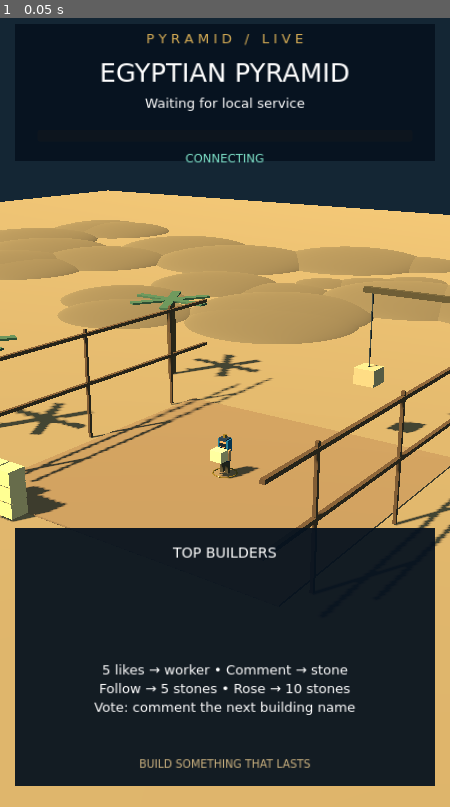
Above: before the commit, frame 1.
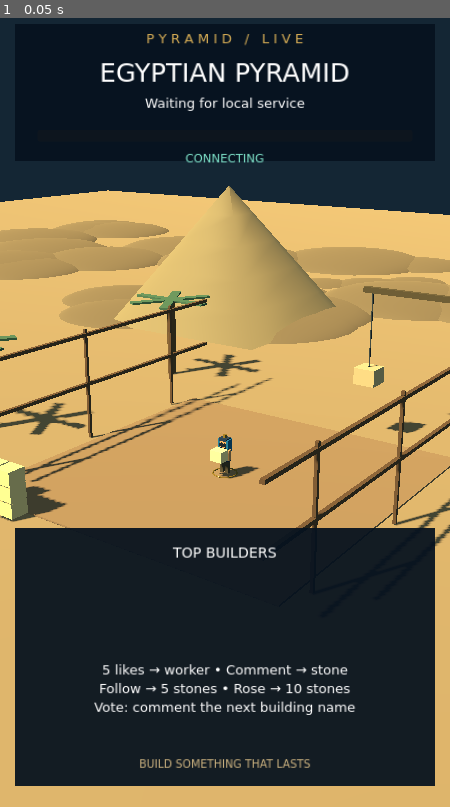
Above: after the commit, the same moment.

Repository: maxM808s/tiktok-live-pyramid
Game: Godot game, scene res://main.tscn
Two runs of this game, one before a commit and one after it. Both use one fixed random seed, a clock stepped at 60 frames per second and the inputs below.
Inputs:
- Up to frame 1 (0.05 s): no input

The runs differ from the first frame. In frame 1, 2.8% of the frame differs, in the area x 0-100%, y 21-54%.

Commit message:
Polish broadcast dashboard, batch placed stones and preserve stable round settings

Diff:
--- a/game/main.gd
+++ b/game/main.gd
@@ -26,6 +26,12 @@
 var pending := false
 var building := "pyramid"
 var material_cache: Dictionary = {}
+var mesh_cache: Dictionary = {}
+var placed_mesh: MultiMeshInstance3D
+var landed := 0
+var last_service_response := 0.0
+var bottom_panel: ColorRect
+var footer_note: Label
 var last_quake := 0
 var current_skin := "mixed"
 var crown: Node3D
@@ -45,9 +51,11 @@
 
 func box(parent: Node3D, pos: Vector3, size: Vector3, color: Color) -> MeshInstance3D:
  var mesh := MeshInstance3D.new()
- var shape := BoxMesh.new()
- shape.size = size
- mesh.mesh = shape
+ if not mesh_cache.has(size):
+  var shape := BoxMesh.new()
+  shape.size = size
+  mesh_cache[size] = shape
+ mesh.mesh = mesh_cache[size]
  mesh.material_override = material(color)
  parent.add_child(mesh)
  mesh.position = pos
@@ -78,6 +86,7 @@
  overlay.name = "Overlay"
  add_child(overlay)
  var lower := ColorRect.new()
+ bottom_panel = lower
  lower.position = Vector2(35,1250)
  lower.size = Vector2(1010,620)
  lower.color = Color(0.025,0.07,0.12,0.94)
@@ -107,7 +116,7 @@
  notice = label_at("",Vector2(70,1120),Vector2(940,140),44,Color("d7ad55"))
  leaders = label_at("TOP BUILDERS",Vector2(50,1290),Vector2(980,230),34)
  instructions = label_at("5 likes → worker • Comment → stone\nFollow → 5 stones • Rose → 10 stones\nVote: comment the next building name",Vector2(50,1570),Vector2(980,180),32)
- label_at("BUILD SOMETHING THAT LASTS",Vector2(50,1800),Vector2(980,50),26,Color(0.8,0.7,0.5))
+ footer_note = label_at("BUILD SOMETHING THAT LASTS",Vector2(50,1800),Vector2(980,50),26,Color(0.8,0.7,0.5))
  world_env = WorldEnvironment.new()
  var env := Environment.new()
  env.background_mode = Environment.BG_COLOR
@@ -131,6 +140,8 @@
  for i in range(55):
   var mound := MeshInstance3D.new()
   var sphere := SphereMesh.new()
+  sphere.radial_segments = 24
+  sphere.rings = 6
   sphere.radius = rng.randf_range(3,10)
   sphere.height = sphere.radius*2
   mound.mesh = sphere
@@ -138,6 +149,19 @@
   mound.scale.y = 0.18
   mound.position = Vector3(rng.randf_range(-75,75),-0.4,rng.randf_range(-65,-20))
   add_child(mound)
+ # Completed distant landmarks are scenery, never contribution progress.
+ for landmark in [Vector3(-19,0,-27),Vector3(17,0,-36)]:
+  var monument := MeshInstance3D.new()
+  var silhouette := CylinderMesh.new()
+  silhouette.top_radius = 0
+  silhouette.bottom_radius = 10
+  silhouette.height = 11
+  silhouette.radial_segments = 4
+  monument.mesh = silhouette
+  monument.material_override = material(Color("8d795b"))
+  monument.position = landmark+Vector3(0,5.5,0)
+  monument.rotation.y = PI/4
+  add_child(monument)
  for x in [-9.0,9.0]:
   for z in [-7.0,0.0,7.0]:
    box(self,Vector3(x,3,z),Vector3(.15,6,.15),Color("614936"))
@@ -199,6 +223,7 @@
  for tween in get_tree().get_processed_tweens(): tween.kill()
  for w in workers: w.delivery = false
  if is_instance_valid(crown): crown.queue_free()
+ if is_instance_valid(placed_mesh): placed_mesh.queue_free()
  for b in blocks: b.queue_free()
  blocks.clear()
  slots = Blueprints.make(building)
@@ -213,6 +238,22 @@
   b.set_meta("base_material",b.material_override)
   blocks.append(b)
  shown = 0
+ landed = 0
+ placed_mesh = MultiMeshInstance3D.new()
+ var instances := MultiMesh.new()
+ instances.transform_format = MultiMesh.TRANSFORM_3D
+ instances.use_colors = true
+ instances.instance_count = slots.size()
+ var shared_mesh := BoxMesh.new()
+ shared_mesh.size = Vector3(.96,.91,.96)
+ var shared_material := StandardMaterial3D.new()
+ shared_material.vertex_color_use_as_albedo = true
+ shared_material.roughness = .65
+ shared_mesh.material = shared_material
+ instances.mesh = shared_mesh
+ placed_mesh.multimesh = instances
+ add_child(placed_mesh)
+ for i in range(slots.size()): set_placed(i,false)
  crown = Node3D.new()
  add_child(crown)
  var highest := Vector3.ZERO
@@ -252,6 +293,7 @@
  box(root,Vector3(0,1.1,0),Vector3(.48,.65,.3),colors[skin])
  box(root,Vector3(0,1.67,0),Vector3(.37,.38,.36),Color("bc865c"))
  box(root,Vector3(0,1.88,0),Vector3(.45,.14,.4),colors[skin])
+ for eye in [-.09,.09]: box(root,Vector3(eye,1.71,.185),Vector3(.055,.055,.02),Color("282c32"))
  if skin == 1:
   for band in range(5): box(root,Vector3(0,.86+band*.13,.16),Vector3(.5,.035,.025),Color("a99b80"))
  if skin == 2: box(root,Vector3(0,1.62,.19),Vector3(.39,.16,.05),Color("18222e"))
@@ -290,6 +332,7 @@
   token = parsed.token
   return
  state = parsed
+ last_service_response = Time.get_ticks_msec()/1000.0
  for tween in get_tree().get_processed_tweens(): tween.set_speed_scale(0.0 if state.paused else 1.0)
  if int(state.get("quakeAt",0)) != last_quake:
   last_quake = int(state.get("quakeAt",0))
@@ -315,22 +358,25 @@
  var top: Array = state.roundLeaders if state.phase == "celebrating" else state.leaderboard
  for i in range(mini(4,top.size())): leaders.text += "%d.  %s   ·   %d\n" % [i+1,top[i][0],top[i][1]]
  notice.text = (("הבנייה הושלמה! הסיבוב הבא בעוד %d" if he else "MONUMENT COMPLETE\nNext round in %ds") % maxi(0,int(st …(194 unchanged characters)…
- instructions.text = "5 לייקים ← פועל • תגובה ← אבן\nמעקב ← 5 אבנים • ורד ← 10 אבנים\nלהצבעה: כתבו את שם המבנה באנגלית" if he else "5 likes → worker • Comment → stone\nFollow → 5 stones • Rose → 10 stones\nVote: pyramid / temple / castle / lighthouse / obelisk / ziggurat"
- if not he:
-  instructions.text = "%d likes → worker • Comment → %d stones\nFollow → %d stones • Share → %d stones\nVote: pyramid / temple / castle / lighthouse / obelisk / ziggurat" % [state.config.get("likesPerWorker",5),state.config.get("commentBlocks",1),state.config.get("followBlocks",5),state.config.get("shareBlocks",1)]
+ var action_values := [state.config.get("likesPerWorker",5),state.config.get("commentBlocks",1),state.config.get("followBlocks",5),state.config.get("shareBlocks",1)]
+ instructions.text = ("%d לייקים ← פועל • תגובה ← %d אבנים\nמעקב ← %d אבנים • שיתוף ← %d אבנים\nלהצבעה: כתבו את שם המבנה באנגלית" if he else "%d likes → worker • Comment → %d stones\nFollow → %d stones • Share → %d stones\nVote: pyramid / temple / castle / lighthouse / obelisk / ziggurat") % action_values
  var count := int(state.config.workers)
  while workers.size() < count: make_worker(workers.size())
  for i in range(workers.size()): workers[i].node.visible = i<count
  sun.shadow_enabled = state.config.quality == "high"
  leaders.visible = state.config.get("overlay","full") == "full"
  instructions.visible = leaders.visible
+ bottom_panel.visible = leaders.visible
+ footer_note.visible = leaders.visible
  if state.config.get("skin","mixed") != current_skin:
   current_skin = state.config.skin
   for tween in get_tree().get_processed_tweens(): tween.kill()
   for w in workers: w.node.queue_free()
   workers.clear()
-  shown = 0
-  for b in blocks: b.visible = false
+  for i in range(shown):
+   blocks[i].visible = false
+   set_placed(i,true)
+  landed = shown
   for i in range(count): make_worker(i)
 
 func _process(delta: float) -> void:
@@ -341,22 +387,32 @@
   pending = true
   request.request("http://127.0.0.1:3210/api/state" if not token.is_empty() else "http://127.0.0.1:3210/api/session")
   if not token.is_empty() and telemetry.get_http_client_status() == HTTPClient.STATUS_DISCONNECTED:
-   telemetry.request("http://127.0.0.1:3210/api/perf",Packed …(215 unchanged characters)… 16))),"round":round_id,"visualComplete":shown>=slots.size(),"memoryMB":Performance.get_monitor(Performance.MEMORY_STATIC)/1048576.0}))
+   telemetry.request("http://127.0.0.1:3210/api/perf",Packed …(215 unchanged characters)… 16))),"round":round_id,"visualComplete":landed>=slots.size(),"memoryMB":Performance.get_monitor(Performance.MEMORY_STATIC)/1048576.0}))
  if state.is_empty(): return
  var running: bool = not state.paused
- var target_count := int(float(state.built)/float(state.target)*slots.size())
+ var target_count := clampi(int(float(state.built)/float(state.target)*slots.size()),0,slots.size())
+ if Time.get_ticks_msec()/1000.0-last_service_response > 4.0:
+  status.text = "LOCAL SERVICE RECONNECTING" if state.config.language == "en" else "מתחברים מחדש לשירות המקומי"
+  status.add_theme_color_override("font_color",Color("e7b978"))
+ else:
+  status.add_theme_color_override("font_color",Color("8bd3bb"))
  if target_count < shown:
   for tween in get_tree().get_processed_tweens(): tween.kill()
   for w in workers: w.delivery = false
   for i in range(target_count):
    blocks[i].position = slots[i]
-   blocks[i].visible = true
+   blocks[i].visible = false
+   set_placed(i,true)
   for i in range(target_count,shown):
    var fallen := blocks[i]
+   set_placed(i,false)
+   fallen.position = slots[i]
+   fallen.visible = true
    var shake := create_tween()
    shake.tween_property(fallen,"position",fallen.position+Vector3(randf_range(-3,3),-3,randf_range(-3,3)),.7)
    shake.tween_callback(func(): fallen.visible = false)
   shown = target_count
+  landed = target_count
  if running and target_count > shown:
   for i in range(shown,mini(target_count,shown+4)):
    var available := -1
@@ -394,7 +450,7 @@
   var day := .5+.5*sin(clock*.012)
   sun.light_energy = .25+day*.65
   world_env.environment.background_color = Color("101d32").lerp(Color("618695"),day)
- crown.visible = state.phase == "celebrating" and shown >= slots.size()
+ crown.visible = state.phase == "celebrating" and landed >= slots.size()
  if crown.visible and not confetti.emitting:
   confetti.position = Vector3(0,9,0)
   confetti.restart()
@@ -425,5 +481,14 @@
  tween.tween_property(b,"position",target,.2).set_trans(Tween.TRANS_QUAD).set_ease(Tween.EASE_IN)
  tween.tween_callback(func():
   w.delivery = false
+  b.visible = false
+  set_placed(index,true)
+  landed += 1
   dust.position = target
   if state.config.quality == "high": dust.restart())
+
+func set_placed(index: int, visible_stone: bool) -> void:
+ var basis := Basis.IDENTITY if visible_stone else Basis.from_scale(Vector3.ZERO)
+ placed_mesh.multimesh.set_instance_transform(index,Transform3D(basis,slots[index]))
+ var mat: StandardMaterial3D = blocks[index].material_override
+ placed_mesh.multimesh.set_instance_color(index,mat.albedo_color)
Not shown, added: docs/CHANGELOG.md
Not shown, changed: docs/TEST-STATUS.md
